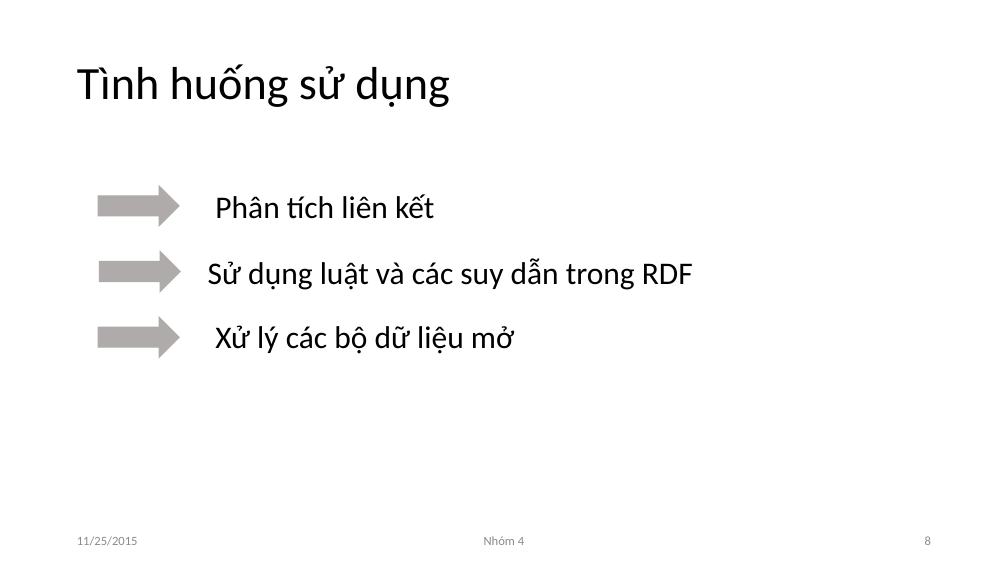
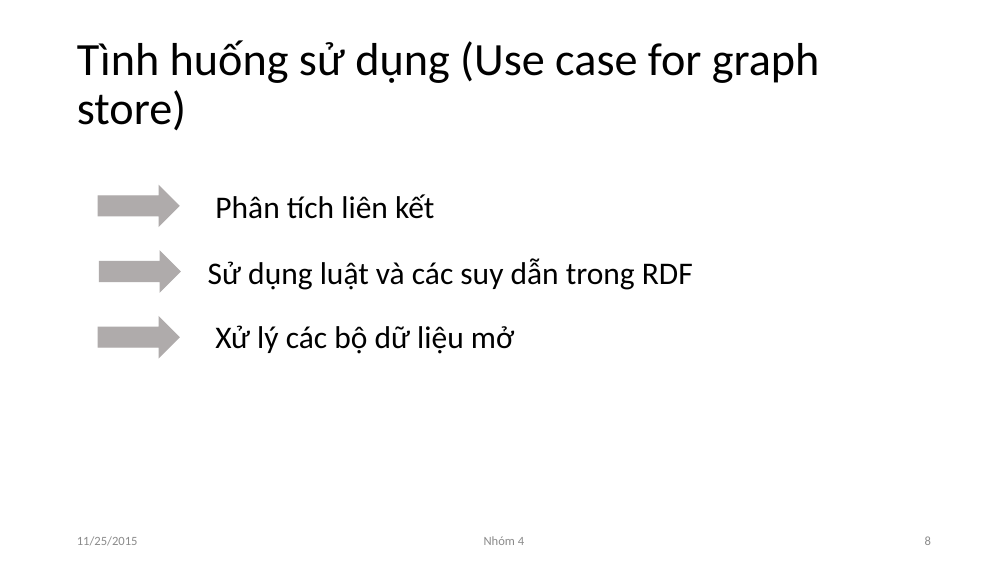
Before and after one commit to NguyenDucHoangLong/Group_4_HTTTHD, a slide deck: slide 8 of Document/Seminar/Slide/N04_SlideThuyetTrinh_v1.pptx. Drawn at 1008x567 pixels with LibreOffice and Linux fonts; fonts in the diff are those of the drawing. Boxes give left, top, right and bottom in pixels: in the first picture for what was removed or moved away, otherwise in the second. Text is boxed around its words. In the diff, an @@ line names an element or a change of style, - is before the commit and + after.

```diff
--- a/Document/Seminar/Slide/N04_SlideThuyetTrinh_v1.pptx
+++ b/Document/Seminar/Slide/N04_SlideThuyetTrinh_v1.pptx
@@ title at [77,40,820,131]: text changed @@
-Tình huống sử dụng
+Tình huống sử dụng (Use case for graph store)
```
Also in this commit, not shown: 6 other slides changed.
